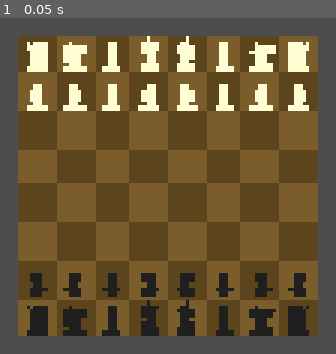
Above: before the commit, frame 1.
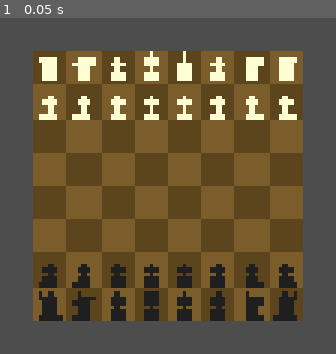
Above: after the commit, the same moment.

Repository: carvalhoeduardo4-ux/trabalho-es2-xadrez
Game: Godot game, scene res://main.tscn
The game is run twice, just before and just after one commit, with the same random seed, the same clock (stepped at 60 frames per second) and the same inputs.
Inputs:
- Up to frame 1 (0.05 s): no input

The runs differ from the first frame. In frame 1, 42% of the frame differs, in the area x 5-95%, y 5-95%.

Commit message:
style: ajusta escala e visualização do tabuleiro

Diff:
--- a/main.tscn
+++ b/main.tscn
@@ -7,5 +7,7 @@
 [node name="Camera2D" type="Camera2D" parent="." unique_id=1029429263]
 
 [node name="CanvasLayer" type="CanvasLayer" parent="." unique_id=845104137]
+scale = Vector2(3.5, 3.5)
+transform = Transform2D(3.5, 0, 0, 3.5, 0, 0)
 
 [node name="board" parent="." unique_id=2019754039 instance=ExtResource("1_ig7tw")]
--- a/project.godot
+++ b/project.godot
@@ -17,6 +17,8 @@
 
 [display]
 
+window/size/viewport_width=1280
+window/size/viewport_height=720
 window/stretch/mode="canvas_items"
 window/stretch/aspect="expand"
 
